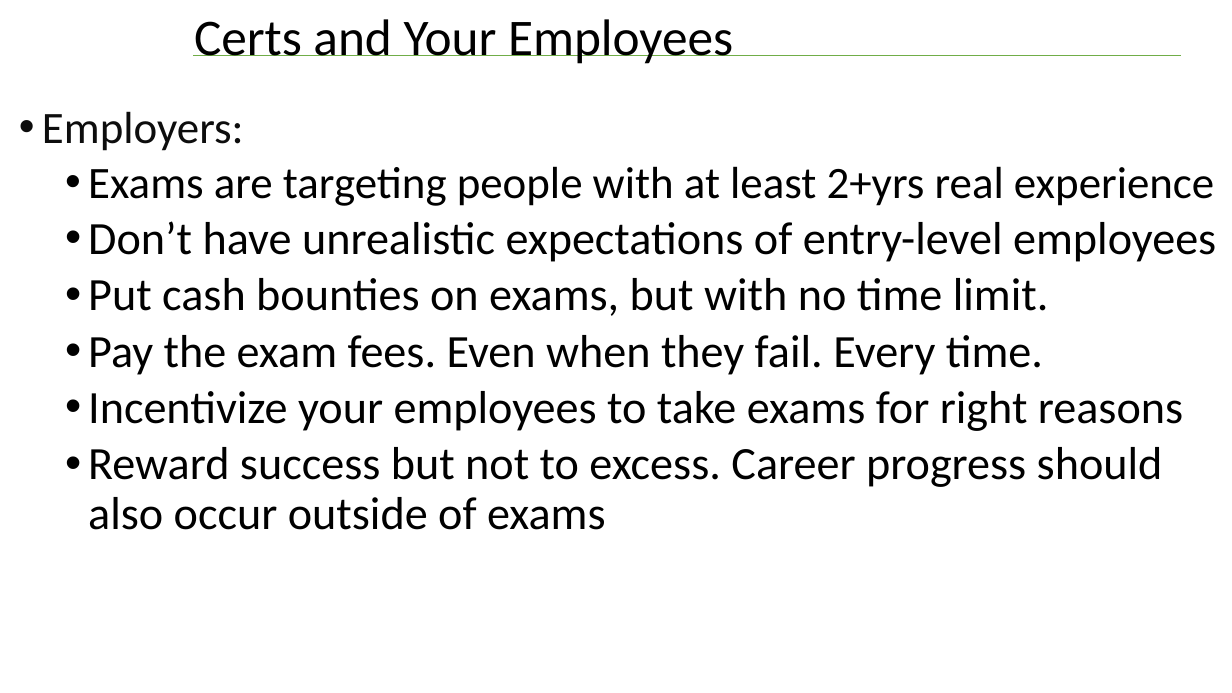
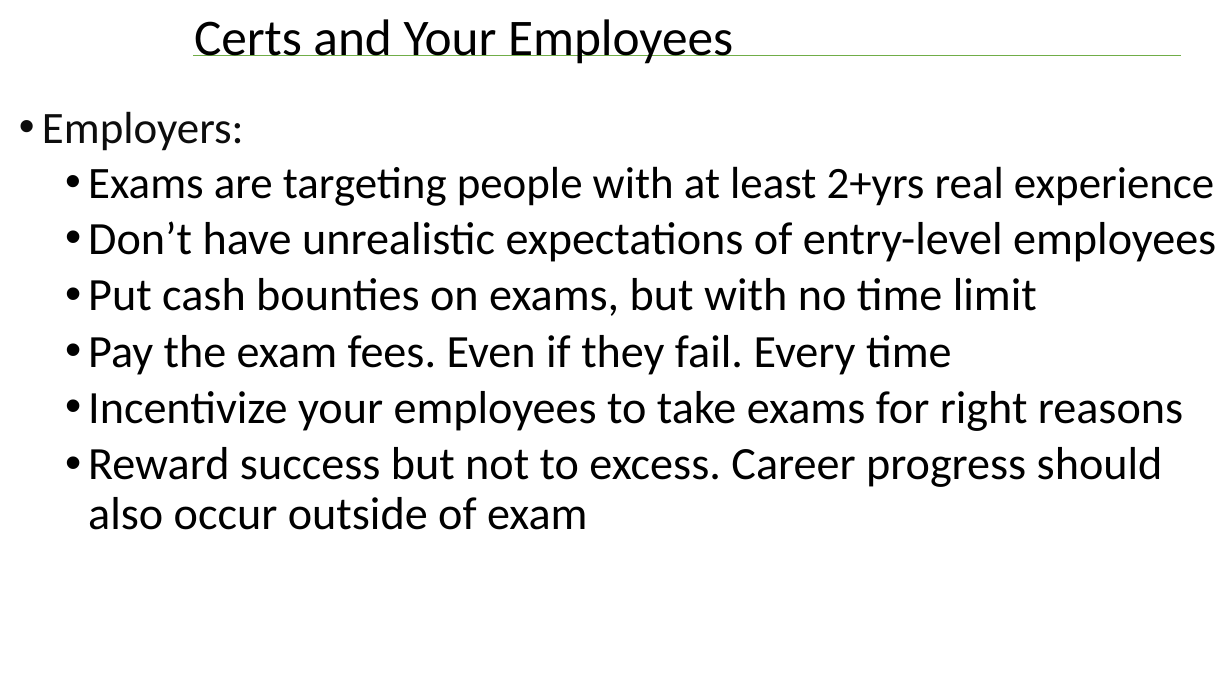
Before and after one commit to williamadba/Public-Presentations, a slide deck: slide 7 of SQLSat Bham 2019/Think Like a Certification Exam.pptx (slide 9 before the commit). Drawn at 1232x693 pixels with LibreOffice and Linux fonts; fonts in the diff are those of the drawing. Boxes give left, top, right and bottom in pixels: in the first picture for what was removed or moved away, otherwise in the second. Text is boxed around its words. In the diff, an @@ line names an element or a change of style, - is before the commit and + after.

```diff
--- a/SQLSat Bham 2019/Think Like a Certification Exam.pptx
+++ b/SQLSat Bham 2019/Think Like a Certification Exam.pptx
@@ text at (88, 278, 1037, 375): text changed @@
-  • Put cash bounties on exams, but with no time limit.
-  • Pay the exam fees. Even when they fail. Every time.
+  • Put cash bounties on exams, but with no time limit
+  • Pay the exam fees. Even if they fail. Every time
@@ text at (88, 447, 1163, 530): text changed @@
-  • Reward success but not to excess. Career progress should also occur outside of exams
+  • Reward success but not to excess. Career progress should also occur outside of exam
```
Also in this commit, not shown: 16 other slides changed, 1 slide added, 1 other file.
